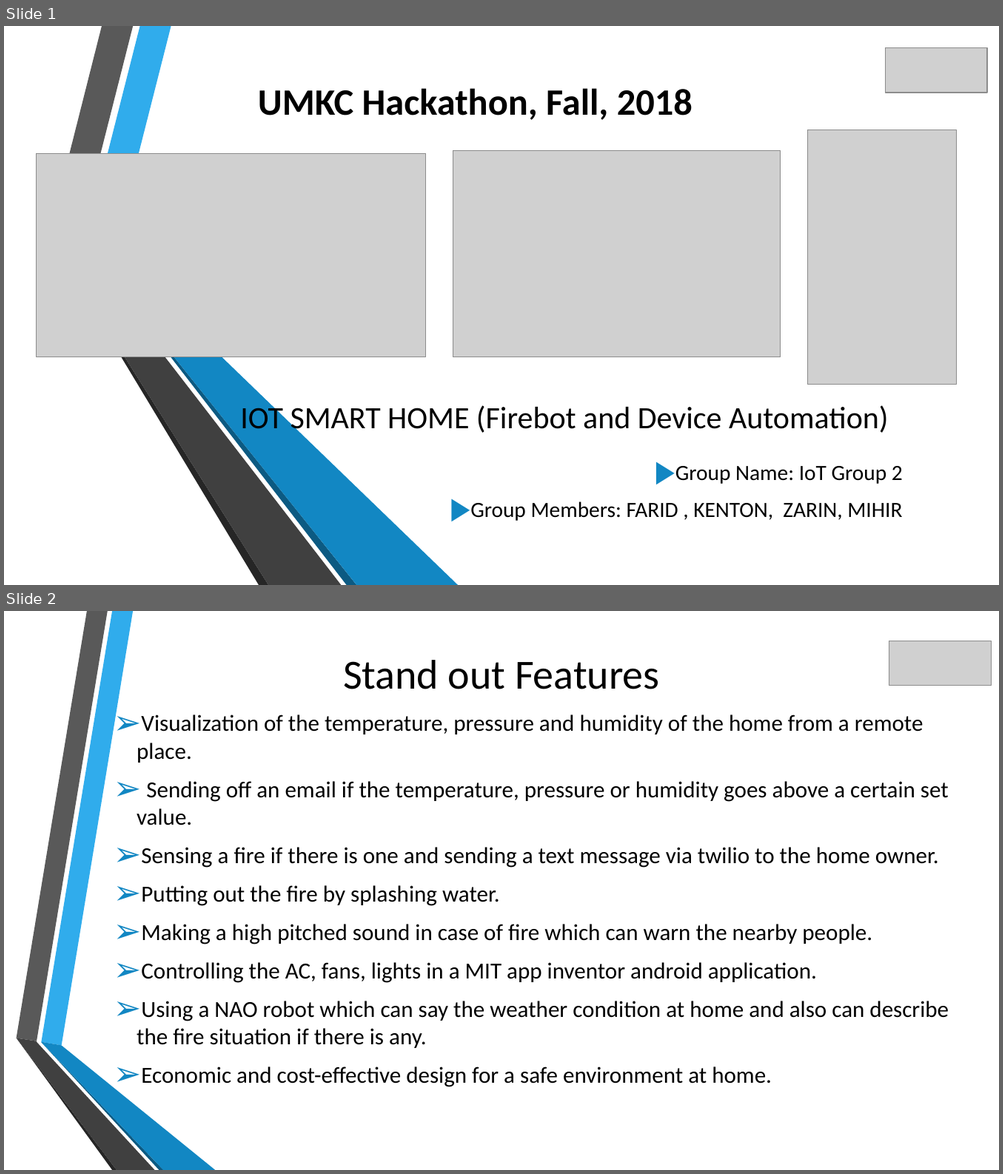
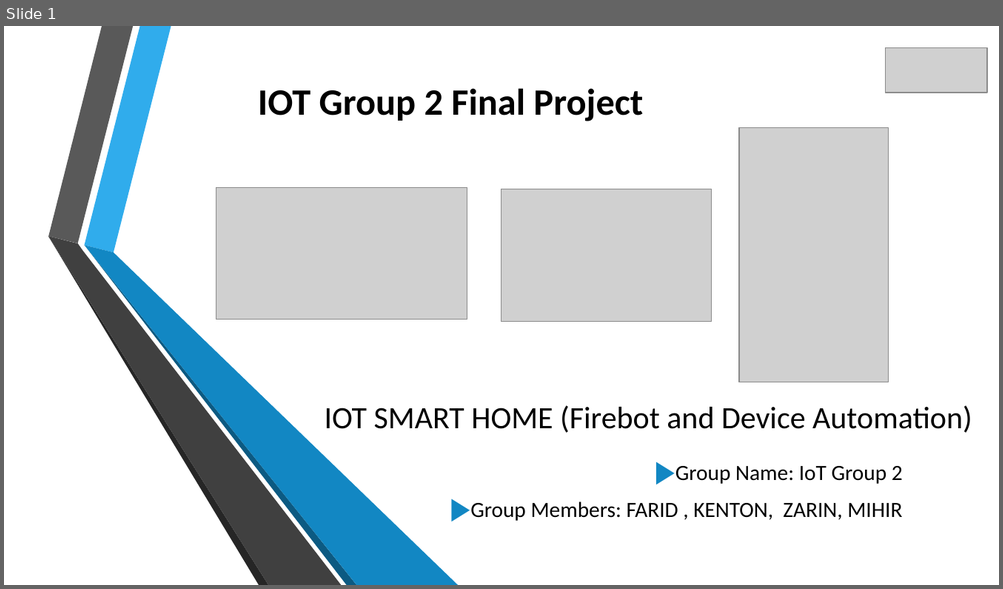
Before and after one commit to farid7666/CS5690-IoT-Robot, a slide deck: Project/Documentation/IOT-SMART-HOME-Firebot-and-Device-Automation.pptx. Shown one above the other, each under a label of ours: slides 1 and 2 before the commit, slide 1 after it. The pictures are 1003x1174 and 1003x589 pixels, drawn with LibreOffice and Linux fonts; fonts in the diff are those of the drawing; grey boxes stand for pictures; background and template pictures are left out. Boxes give left, top, right and bottom in pixels: in the first picture for what was removed or moved away, otherwise in the second. Text is boxed around its words. In the diff, an @@ line names an element or a change of style, - is before the commit and + after.

```diff
--- a/Project/Documentation/IOT-SMART-HOME-Firebot-and-Device-Automation.pptx
+++ b/Project/Documentation/IOT-SMART-HOME-Firebot-and-Device-Automation.pptx
@@ slide 2 removed at <box>4,611,999,1170</box>, background picture (left out) @@
@@ picture removed at <box>889,641,991,686</box> @@
@@ title removed at <box>343,660,660,689</box> @@
-Stand out Features
@@ text removed at <box>136,715,948,1088</box> @@
-➢ Visualization of the temperature, pressure and humidity of the home from a remote place.
-➢ Sending off an email if the temperature, pressure or humidity goes above a certain set value.
-➢ Sensing a fire if there is one and sending a text message via twilio to the home owner.
-➢ Putting out the fire by splashing water.
-➢ Making a high pitched sound in case of fire which can warn the nearby people.
-➢ Controlling the AC, fans, lights in a MIT app inventor android application.
-➢ Using a NAO robot which can say the weather condition at home and also can describe the fire situation if there is any.
-➢ Economic and cost-effective design for a safe environment at home.
@@ group removed at <box>16,611,215,1170</box>: 6 freeform shapes @@
@@ slide 1 changed as well @@
@@ text at <box>258,88,643,121</box>: text changed @@
-UMKC Hackathon, Fall, 2018
+IOT Group 2 Final Project
@@ picture: place and size @@
-picture at <box>808,130,956,384</box>
+picture at <box>739,128,888,383</box>
@@ picture: place and size @@
-picture at <box>37,153,427,358</box>
+picture at <box>216,188,466,319</box>
@@ picture: place and size @@
-picture at <box>453,150,781,358</box>
+picture at <box>502,189,711,321</box>
@@ title "IOT SMART HOME (Firebot and ..." rewrapped from <box>240,403,888,437</box> to <box>324,406,972,433</box> @@
```
Also in this commit, not shown: 1 other slide changed, 17 slides added, 2 other slides removed.
